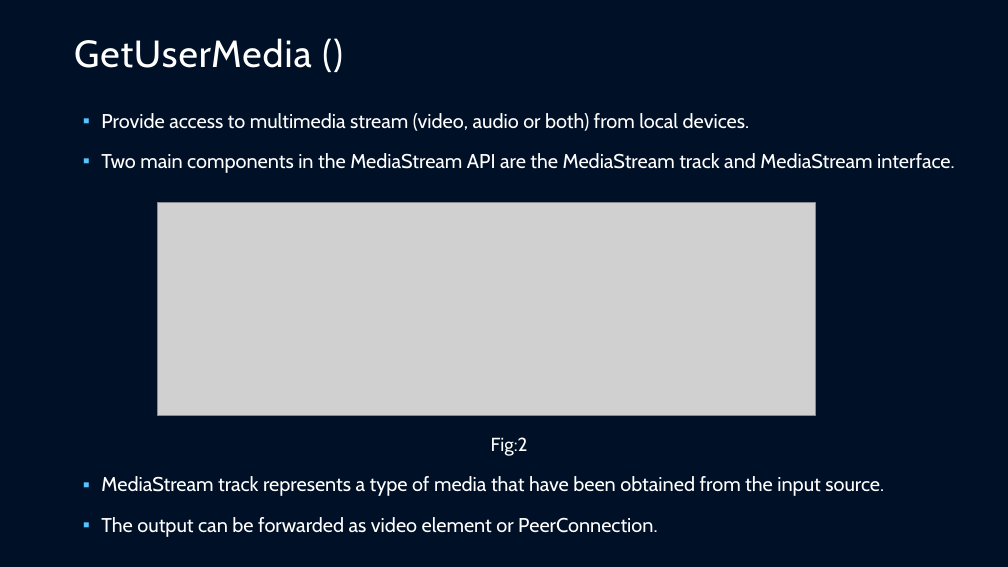
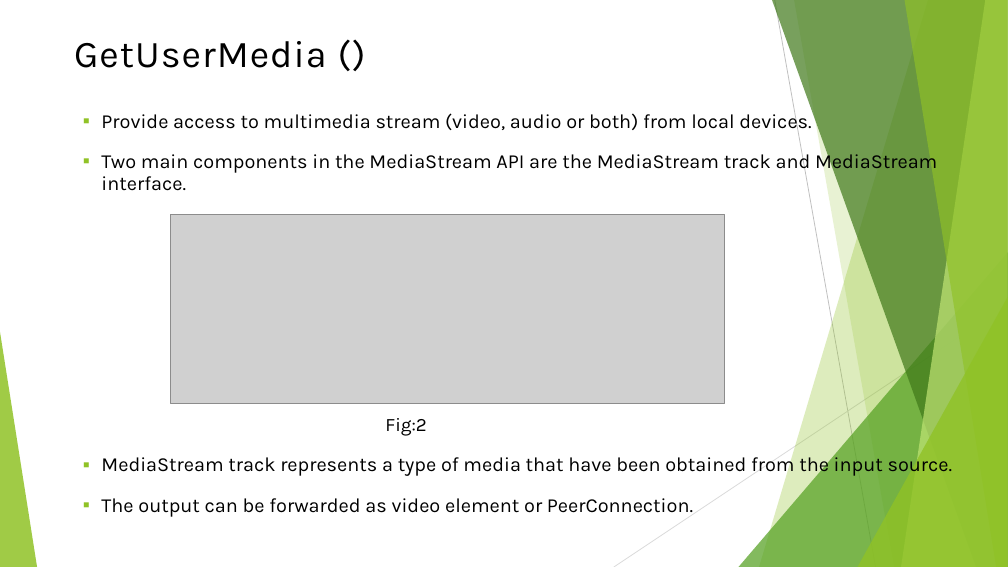
Before and after one commit to musarratChowdhury/ASPNETWEBRTC_PROJECT, a slide deck: slide 9 of Presentation/About WebRTC.pptx (slide 8 before the commit). Drawn at 1008x567 pixels with LibreOffice and Linux fonts; fonts in the diff are those of the drawing; grey boxes stand for pictures. Boxes give left, top, right and bottom in pixels: in the first picture for what was removed or moved away, otherwise in the second. Text is boxed around its words. In the diff, an @@ line names an element or a change of style, - is before the commit and + after.

```diff
--- a/Presentation/About WebRTC.pptx
+++ b/Presentation/About WebRTC.pptx
@@ background #001027 to #FFFFFF @@
@@ text "GetUserMedia ()" at bbox=[74, 41, 327, 68]: font Cabin to Karla, text colour #FFFFFF to #000000 @@
@@ text "Provide access to multimedia stream ..." at bbox=[101, 109, 953, 517]: font Cabin to Karla, text colour #FFFFFF to #000000; bullet colour #56C5FF to #90C226 @@
@@ picture: place and size @@
-picture at bbox=[157, 203, 815, 415]
+picture at bbox=[170, 214, 724, 403]
@@ group added at bbox=[0, 0, 1008, 567]: 5 freeform shapes, 3 triangles, 2 lines @@
```
Also in this commit, not shown: 16 other slides changed, 3 slides added, 1 slide removed.
